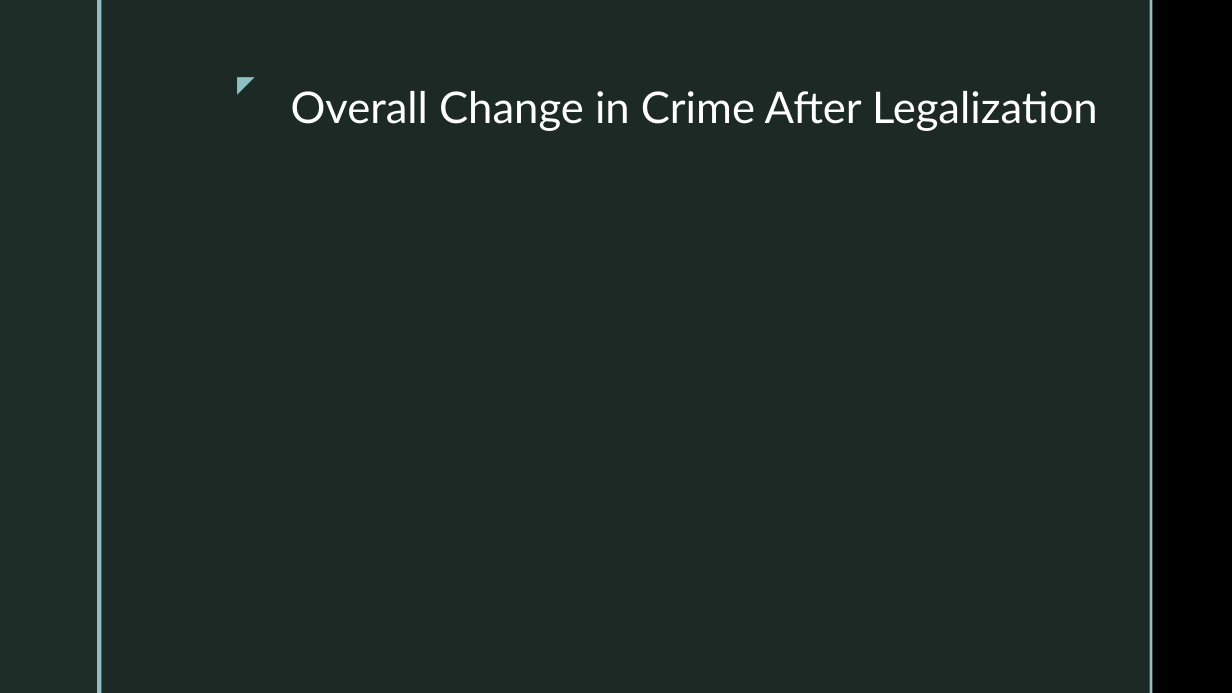
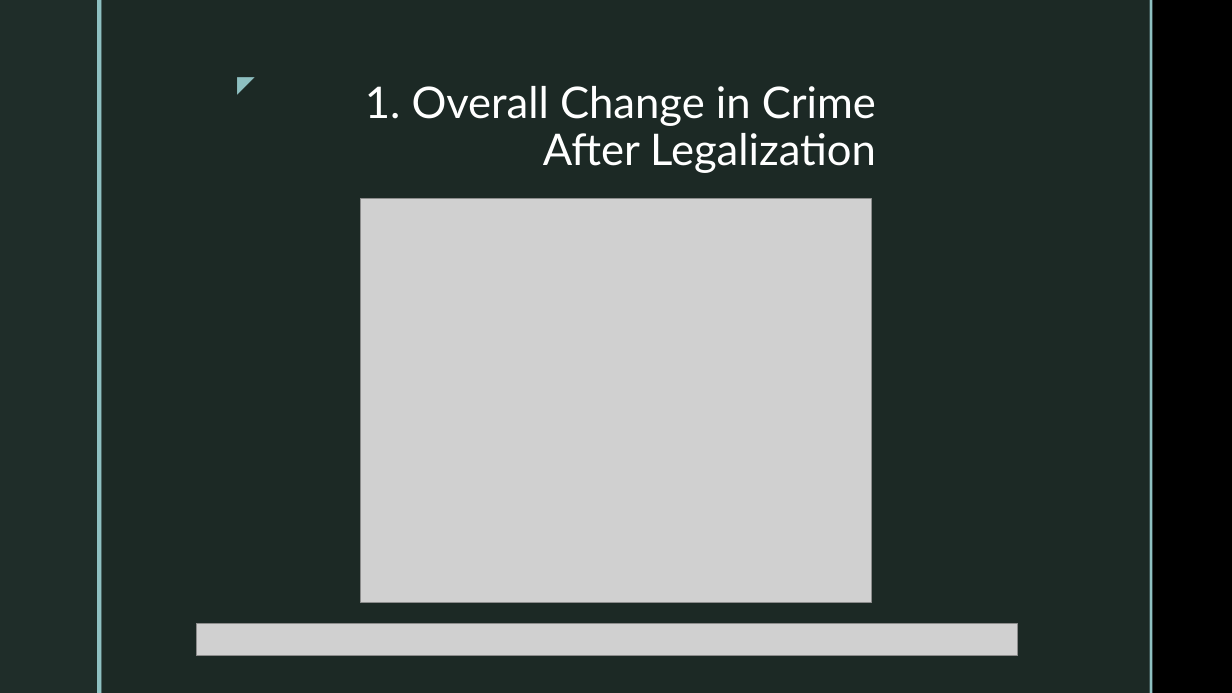
Before and after one commit to zapatos24/Mod_3_Final_Project, a slide deck: slide 4 of presentation_mod_3.pptx. Drawn at 1232x693 pixels with LibreOffice and Linux fonts; fonts in the diff are those of the drawing; grey boxes stand for pictures; background and template pictures are left out. Boxes give left, top, right and bottom in pixels: in the first picture for what was removed or moved away, otherwise in the second. Text is boxed around its words. In the diff, an @@ line names an element or a change of style, - is before the commit and + after.

```diff
--- a/presentation_mod_3.pptx
+++ b/presentation_mod_3.pptx
@@ title at (365, 86, 876, 173): text changed @@
-Overall Change in Crime After Legalization
+1. Overall Change in Crime After Legalization
@@ picture added at (360, 199, 872, 603) @@
@@ picture added at (196, 624, 1018, 656) @@
```
Also in this commit, not shown: 5 other slides changed, 1 other file.
